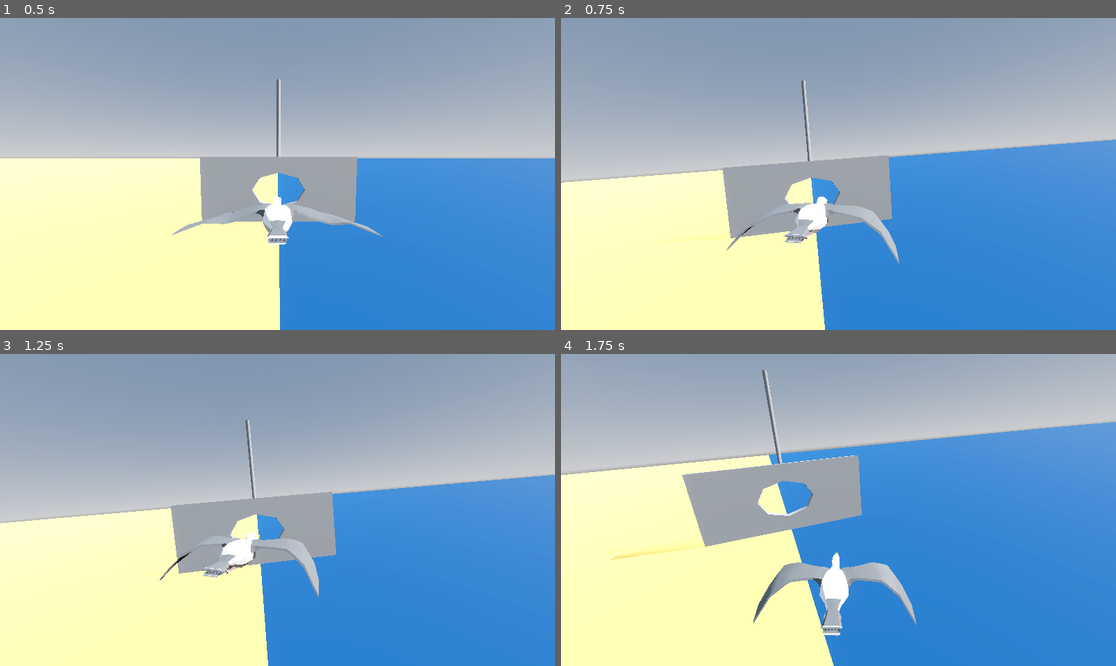
Above: before the commit, frames 1-4 (two rows, left to right).
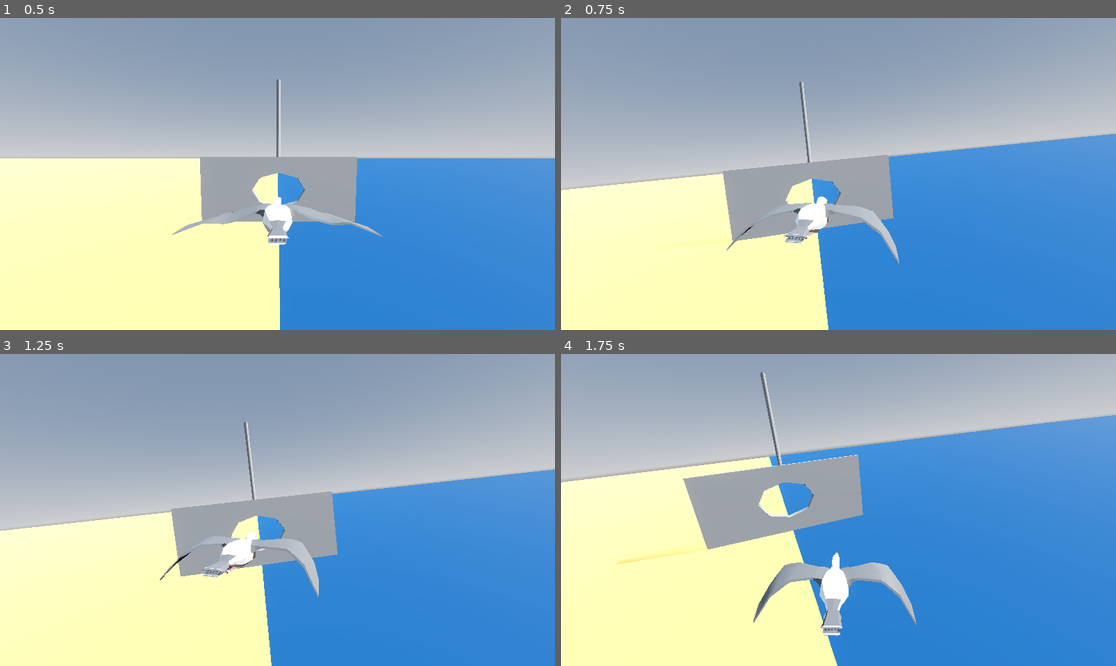
Above: after the commit, the same moments.

Repository: Wiwiweb/StMaloGull
Game: Godot game, scene res://main.tscn
Two runs of this game, one before a commit and one after it. Both use one fixed random seed, a clock stepped at 60 frames per second and the inputs below.
Inputs:
- Up to frame 1 (0.5 s): no input
- Up to frame 2 (0.75 s): hold D (move_right) from 0.53 s (still down)
- Up to frame 3 (1.25 s): keep holding D (move_right); tap Space (flap) at 0.77, 1.07 s
- Up to frame 4 (1.75 s): release D (move_right) at 1.28 s; hold S (move_down) from 1.28 s (still down); tap Space (flap) at 1.52 s

Frame 1 is identical in both runs. In frame 2, 1.7% of the frame differs, in the area x 0-100%, y 20-100%; in frame 3, 1.6%; in frame 4, 2.6%, in the area x 0-100%, y 5-100%.

Commit message:
Limit max pitch

Diff:
--- a/scenes/player/player.gd
+++ b/scenes/player/player.gd
@@ -17,18 +17,33 @@
 @export var tilt_speed_when_turning: float = 2
 @export var tilt_speed_multiplier_when_returning: float = 5.0
 
+@export var pitch_angle_slowdown: float = deg_to_rad(60)
+@export var pitch_angle_max: float = deg_to_rad(80)
+
 var state: State = State.IDLE
 
 func _physics_process(delta: float) -> void:
 	var motion := Vector3.ZERO
 	if state == State.IDLE:
 		var joystick_vector := Input.get_vector("move_left", "move_right", "move_down", "move_up")
+
+		# Turn
+		rotation.y = rotation.y + -joystick_vector.x * max_turn_rate * delta
+
+		# Pitch
 		if invert_y_axis:
 			joystick_vector.y = -joystick_vector.y
-		rotation.y = rotation.y + -joystick_vector.x * max_turn_rate * delta
-		rotation.z = rotation.z + joystick_vector.y * max_turn_rate * delta
+		var pitch_slowdown_factor := 1.0
+		if joystick_vector.y != 0:
+			pass
+		var pitching_deeper: bool = sign(joystick_vector.y) == sign(rotation.z)
+		if pitching_deeper and abs(rotation.z) > pitch_angle_slowdown:
+			pitch_slowdown_factor = 1.0 - (abs(rotation.z) - pitch_angle_slowdown) / (pitch_angle_max - pitch_angle_slowdown)
+		rotation.z = rotation.z + joystick_vector.y * max_turn_rate * pitch_slowdown_factor * delta
+
+		# Roll while turning
 		var target_rotation_x := joystick_vector.x * max_tilt_when_turning
-		var turning_deeper: bool = abs(target_rotation_x) > abs(rotation.x)
+		var turning_deeper: bool = sign(target_rotation_x) == sign(rotation.x)
 		var tilt_speed_multiplier := 1.0
 		if not turning_deeper:
 			tilt_speed_multiplier = tilt_speed_multiplier_when_returning
--- a/scenes/player/seagull_local.tscn
+++ b/scenes/player/seagull_local.tscn
@@ -256,12 +256,12 @@
 &"Take 001": SubResource("Animation_68lak")
 }
 
-[node name="Seagull_model" type="Node3D"]
-
-[node name="Sketchfab_model" type="Node3D" parent="."]
+[node name="f" type="Node3D" unique_id=1226056213]
+
+[node name="Sketchfab_model" type="Node3D" parent="." unique_id=1930242]
 transform = Transform3D(-4.9215165e-09, 0, -0.112591185, 0, 0.11259117, 0, 0.11259118, 0, -4.921517e-09, 0, 0, 0)
 
-[node name="Skeleton3D" type="Skeleton3D" parent="Sketchfab_model"]
+[node name="Skeleton3D" type="Skeleton3D" parent="Sketchfab_model" unique_id=1338687666]
 transform = Transform3D(0.9999999, 0, -5.1698825e-26, 0, 0.9999999, -1.2752755e-34, -5.169879e-26, 1.1736433e-23, 1, 0, 0, 0)
 bones/0/name = "_rootJoint"
 bones/0/parent = -1
@@ -282,7 +282,7 @@
 bones/2/rest = Transform3D(0.9939754, -0.10935031, -0.0074448995, 0.10933019, 0.9940008, -0.0030588305, 0.0077347197, 0.0022264498, 0.99996763, 25.935974, 0.84174126, 0.006579952)
 bones/2/enabled = true
 bones/2/position = Vector3(25.935974, 0.84174126, 0.006579952)
-bones/2/rotation = Quaternion(-0.0019483527, -0.0031267295, 0.1183004, 0.992971)
+bones/2/rotation = Quaternion(0.0011269544, -0.0037493405, 0.058624826, 0.9982724)
 bones/2/scale = Vector3(1, 1, 1)
 bones/3/name = "joint3_02"
 bones/3/parent = 2
@@ -295,15 +295,15 @@
 bones/4/parent = 1
 bones/4/rest = Transform3D(-0.10965145, -0.06249301, 0.9920036, -0.38279343, 0.92369753, 0.015877739, -0.9173035, -0.37799144, -0.12520671, 0.29841954, 1.9217027, -9.243993)
 bones/4/enabled = true
-bones/4/position = Vector3(0.036100566, 5.711635, -9.243993)
-bones/4/rotation = Quaternion(0.18629295, 0.71461433, 0.26384026, 0.62049156)
+bones/4/position = Vector3(0.27631024, 2.2411332, -9.243993)
+bones/4/rotation = Quaternion(-0.17052358, 0.728255, -0.14530392, 0.64765203)
 bones/4/scale = Vector3(1, 1, 1)
 bones/5/name = "joint5_04"
 bones/5/parent = 4
 bones/5/rest = Transform3D(0.6060913, -0.06348824, -0.7928572, -0.068767585, 0.9888942, -0.1317546, 0.79241675, 0.1343782, 0.5949943, 22.201698, 5.703675, -0.8169624)
 bones/5/enabled = true
 bones/5/position = Vector3(22.201698, 5.703675, -0.8169624)
-bones/5/rotation = Quaternion(-2.0372681e-10, -0.3751854, -1.8626451e-09, 0.92694986)
+bones/5/rotation = Quaternion(0.078344695, -0.3585841, 0.30287614, 0.8795145)
 bones/5/scale = Vector3(1, 1, 1)
 bones/6/name = "joint6_05"
 bones/6/parent = 5
@@ -316,15 +316,15 @@
 bones/7/parent = 1
 bones/7/rest = Transform3D(-0.15902388, -0.07110576, -0.9847108, -0.42459923, 0.9053758, 0.0031928122, 0.8913063, 0.41861516, -0.17416787, 0.08904661, 1.9420743, 9.107804)
 bones/7/enabled = true
-bones/7/position = Vector3(-0.15689126, 5.495336, 9.107804)
-bones/7/rotation = Quaternion(-0.19943342, -0.72547174, 0.28152508, 0.5955341)
+bones/7/position = Vector3(0.07033411, 2.212429, 9.107804)
+bones/7/rotation = Quaternion(0.16915299, -0.7472654, -0.14617854, 0.6257904)
 bones/7/scale = Vector3(0.99999994, 1, 1)
 bones/8/name = "joint8_07"
 bones/8/parent = 7
 bones/8/rest = Transform3D(0.5277748, -0.13763507, 0.8381589, -0.035232812, 0.98238724, 0.18350449, -0.84865326, -0.12637973, 0.51363, 21.955511, 5.9061317, 0.26390383)
 bones/8/enabled = true
 bones/8/position = Vector3(21.955511, 5.9061317, 0.26390383)
-bones/8/rotation = Quaternion(-2.3283062e-09, 0.41578865, 0, 0.90946126)
+bones/8/rotation = Quaternion(-0.08598532, 0.40029263, 0.31436133, 0.85647494)
 bones/8/scale = Vector3(0.99999994, 0.99999994, 1)
 bones/9/name = "joint9_08"
 bones/9/parent = 8
@@ -337,7 +337,7 @@
 bones/10/parent = 1
 bones/10/rest = Transform3D(-0.9305836, -0.3650968, 0.026807467, -0.3651811, 0.93093467, 0.0018554702, -0.025633426, -0.00806291, -0.9996389, -7.233812, -2.775824, -0.046473306)
 bones/10/enabled = true
-bones/10/position = Vector3(-7.2144094, -3.0561466, -0.046473306)
+bones/10/position = Vector3(-7.2326326, -2.7928655, -0.046473306)
 bones/10/rotation = Quaternion(-0.18582296, 0.9824914, -0.0015795148, 0.013343855)
 bones/10/scale = Vector3(1, 1, 1)
 bones/11/name = "joint11_010"
@@ -345,7 +345,7 @@
 bones/11/rest = Transform3D(0.3162399, -0.28453884, -0.90500283, -0.28667137, 0.88070226, -0.3770717, 0.90432954, 0.37868348, 0.19694406, 4.4733686, 6.4749384, 0.018061943)
 bones/11/enabled = true
 bones/11/position = Vector3(4.4733686, 6.4749384, 0.018061943)
-bones/11/rotation = Quaternion(0.23447306, -0.58895725, -0.013151216, 0.773291)
+bones/11/rotation = Quaternion(0.24363664, -0.58497095, -0.0014421341, 0.77359426)
 bones/11/scale = Vector3(1, 1, 1)
 bones/12/name = "joint12_011"
 bones/12/parent = 11
@@ -355,28 +355,26 @@
 bones/12/rotation = Quaternion(0.14110951, -0.75734764, 0.11678517, 0.62679654)
 bones/12/scale = Vector3(1, 1, 1)
 
-[node name="Object_7" type="MeshInstance3D" parent="Sketchfab_model/Skeleton3D"]
+[node name="Object_7" type="MeshInstance3D" parent="Sketchfab_model/Skeleton3D" unique_id=1487457493]
 mesh = SubResource("ArrayMesh_af1ex")
 skin = SubResource("Skin_relo6")
 
-[node name="Object_8" type="MeshInstance3D" parent="Sketchfab_model/Skeleton3D"]
+[node name="Object_8" type="MeshInstance3D" parent="Sketchfab_model/Skeleton3D" unique_id=1496541859]
 mesh = SubResource("ArrayMesh_mpcwo")
 skin = SubResource("Skin_relo6")
 
-[node name="Object_9" type="MeshInstance3D" parent="Sketchfab_model/Skeleton3D"]
+[node name="Object_9" type="MeshInstance3D" parent="Sketchfab_model/Skeleton3D" unique_id=2014472819]
 mesh = SubResource("ArrayMesh_wug1d")
 skin = SubResource("Skin_relo6")
 
-[node name="Object_10" type="MeshInstance3D" parent="Sketchfab_model/Skeleton3D"]
+[node name="Object_10" type="MeshInstance3D" parent="Sketchfab_model/Skeleton3D" unique_id=734772185]
 mesh = SubResource("ArrayMesh_ptida")
 skin = SubResource("Skin_relo6")
 
-[node name="Object_11" type="MeshInstance3D" parent="Sketchfab_model/Skeleton3D"]
+[node name="Object_11" type="MeshInstance3D" parent="Sketchfab_model/Skeleton3D" unique_id=1530792168]
 mesh = SubResource("ArrayMesh_cvdke")
 skin = SubResource("Skin_relo6")
 
-[node name="AnimationPlayer" type="AnimationPlayer" parent="."]
-libraries = {
-&"": SubResource("AnimationLibrary_e5edj")
-}
-autoplay = "Take 001"
+[node name="AnimationPlayer" type="AnimationPlayer" parent="." unique_id=394747032]
+libraries/ = SubResource("AnimationLibrary_e5edj")
+autoplay = &"Take 001"
Not shown: 1 places in scenes/player/seagull_local.tscn that only renumber resources
Not shown, added: ideas.md
